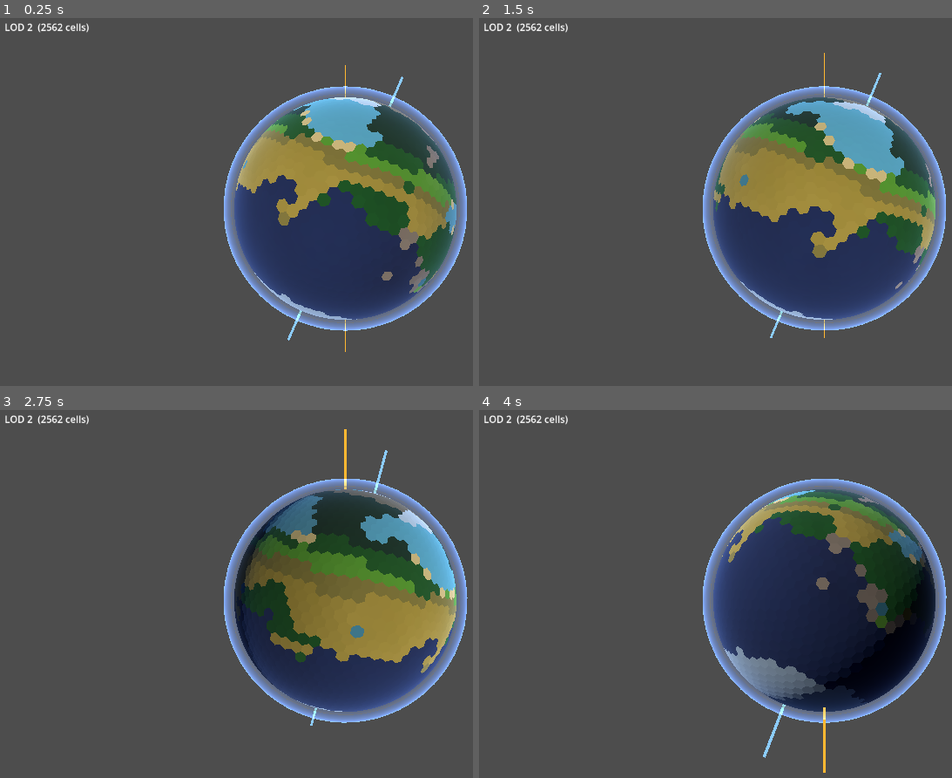
Above: before the commit, frames 1-4 (two rows, left to right).
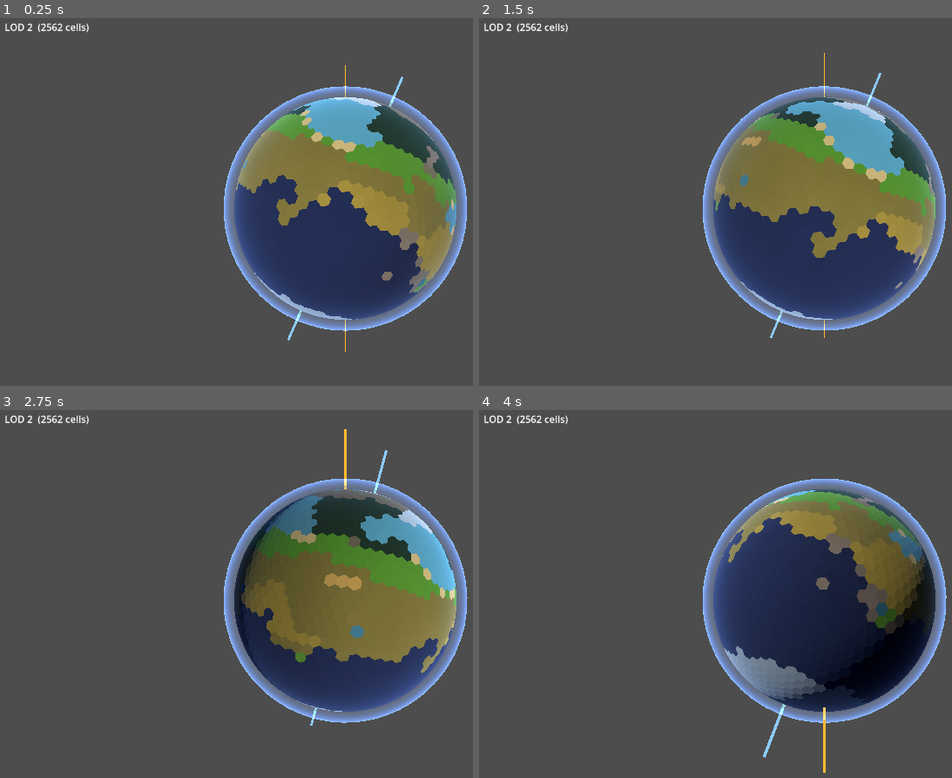
Above: after the commit, the same moments.

Repository: Halfwhit/hex-planet-gen
Game: Godot game, scene res://scenes/Main.tscn
Two runs of this game, one before a commit and one after it. Both use one fixed random seed, a clock stepped at 60 frames per second and the inputs below.
Inputs (mouse positions are in pixels of both pictures, inside the frame that each line leads up to):
- Up to frame 1 (0.25 s): no input
- Up to frame 2 (1.5 s): tap Enter at 0.5 s; move the mouse to (outside the picture) at 0.52 s; tap E at 0.6 s; click (outside the picture) at 0.67 s; drag from (687, 227) to (791, 286) at 1.27 s
- Up to frame 3 (2.75 s): move the mouse to (416, 513) at 2.02 s; tap E at 2.1 s; click (416, 513) at 2.17 s
- Up to frame 4 (4 s): drag from (791, 678) to (616, 542) at 2.77 s; move the mouse to (outside the picture) at 3.52 s; tap E at 3.6 s; click (outside the picture) at 3.67 s

The runs differ from the first frame. In frame 1, 6.6% of the frame differs, in the area x 49-97%, y 25-73%; in frame 2, 7.5%; in frame 3, 8.1%, in the area x 51-97%, y 22-70%; in frame 4, 3.9%.

Commit message:
Rebalance moisture distribution for even hot-zone biome spread
Root cause: FastNoiseLite produces a bell-curve distribution, so whichever
moisture bucket straddles the mean (base_m=0.44) dominates.  Savanna
(0.52-0.62) was just above mean so always caught the most cells.

Fixes:
- Equatorial base_m 0.44 → 0.32: pulls the distribution centre into the
  shrubland range so all four hot-zone biomes get meaningful coverage.
- Subtropical lerp 0.44→0.20 → 0.32→0.16: keeps the relative dry-belt
  shape but scaled to the new base.
- Ocean boost 0.22 → 0.10: was lifting most coastal cells out of
  desert/shrubland range entirely; now only a modest coastal-wetness bump.
- Hot-zone thresholds recalibrated to the new range (~0.08–0.56):
    rainforest > 0.52, savanna 0.38–0.52, shrubland 0.24–0.38, desert < 0.24.
  Equal-width buckets across the effective noise range give roughly equal
  representation of each biome.

Co-Authored-By: Claude Sonnet 4.6 <noreply@anthropic.com>

Diff:
--- a/scripts/HexPlanet.gd
+++ b/scripts/HexPlanet.gd
@@ -242,16 +242,16 @@
 		# mid-latitude moderate → polar dry.
 		var base_m: float
 		if lat < 0.15:
-			base_m = 0.44
+			base_m = 0.32
 		elif lat < 0.35:
-			base_m = lerpf(0.44, 0.20, (lat - 0.15) / 0.20)
+			base_m = lerpf(0.32, 0.16, (lat - 0.15) / 0.20)
 		elif lat < 0.60:
-			base_m = lerpf(0.20, 0.50, (lat - 0.35) / 0.25)
+			base_m = lerpf(0.16, 0.46, (lat - 0.35) / 0.25)
 		else:
-			base_m = lerpf(0.50, 0.10, (lat - 0.60) / 0.40)
+			base_m = lerpf(0.46, 0.10, (lat - 0.60) / 0.40)
 
 		# Coastal cells receive additional moisture from the nearby ocean.
-		var ocean_boost: float = 0.22 if near_ocean else 0.0
+		var ocean_boost: float = 0.10 if near_ocean else 0.0
 		# Mountains cause a rain shadow on their upper slopes.
 		var mtn_shadow: float = max(0.0, alt - 0.55) * 0.65
 		var m_var: float = m_noise.get_noise_3dv(pos * p_noise_scale * 0.8) * 0.28
@@ -531,15 +531,16 @@
 		return BIOME_SHRUBLAND
 
 	# Hot zone.
-	# Thresholds shifted up so moisture clusters near base_m=0.44 hit
-	# shrubland/desert more than savanna.
+	# base_m is now 0.32 with noise ±~0.24, so effective range ≈ 0.08–0.56.
+	# Thresholds placed at roughly equal intervals across that range so the
+	# noise spread hits all four biomes in proportion.
 	if coastal:
 		return BIOME_BEACH
-	if moisture > 0.62:
+	if moisture > 0.52:
 		return BIOME_TROPICAL_RAINFOREST
-	if moisture > 0.52:
+	if moisture > 0.38:
 		return BIOME_SAVANNA
-	if moisture > 0.38:
+	if moisture > 0.24:
 		return BIOME_SHRUBLAND
 	return BIOME_DESERT
 
